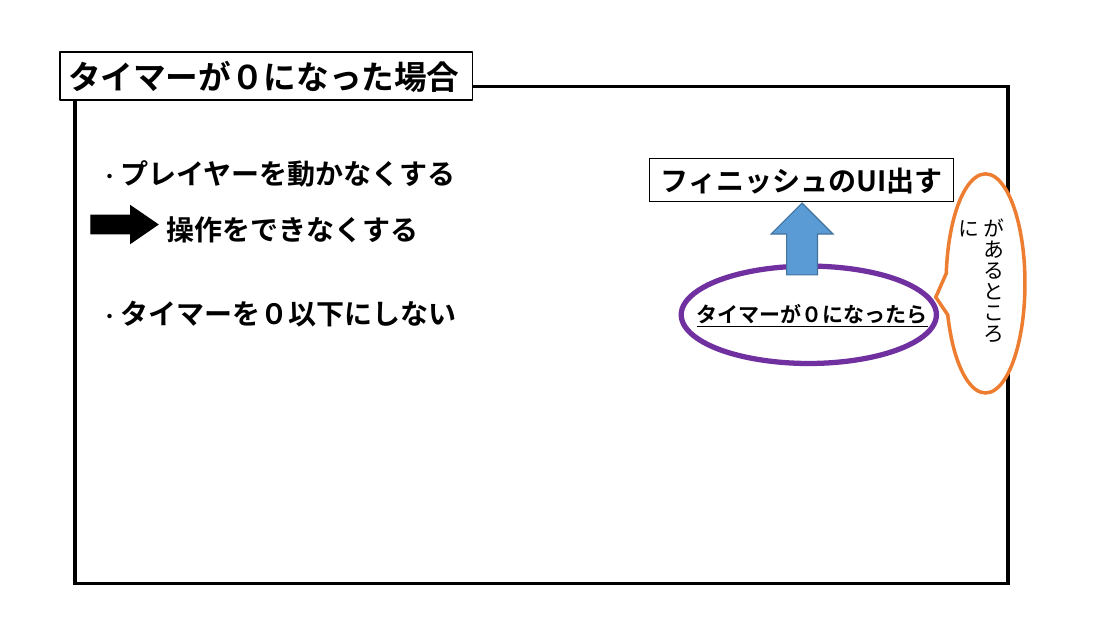
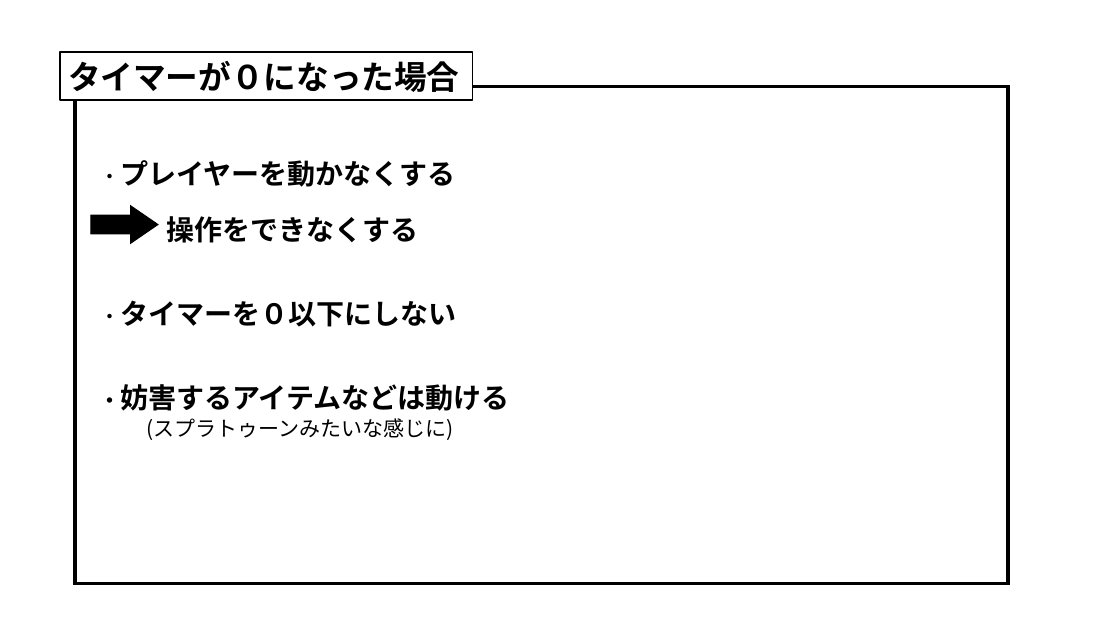
Before and after one commit to MizukiKato0416/sotsugyou_time_kato, a slide deck: slide 22 of 卒業制作_風船わりゲーム（仮）.pptx. Drawn at 1120x630 pixels with LibreOffice and Linux fonts; fonts in the diff are those of the drawing. Boxes give left, top, right and bottom in pixels: in the first picture for what was removed or moved away, otherwise in the second. Text is boxed around its words. In the diff, an @@ line names an element or a change of style, - is before the commit and + after.

```diff
--- a/卒業制作_風船わりゲーム（仮）.pptx
+++ b/卒業制作_風船わりゲーム（仮）.pptx
@@ rectangle removed at <box>649,159,954,201</box> @@
-フィニッシュのUI出す
@@ speech bubble removed at <box>946,174,1025,394</box> @@
@@ down arrow removed at <box>771,203,833,275</box> @@
@@ text removed at <box>983,218,1004,342</box> @@
-があるところに
@@ ellipse removed at <box>681,266,937,364</box> @@
@@ text removed at <box>697,304,928,327</box> @@
-タイマーが０になったら
@@ text added at <box>99,384,509,411</box>, 24 pt, text #000000, bold @@
+・妨害するアイテムなどは動ける
@@ text added at <box>146,418,453,440</box>, 18 pt, text #000000 @@
+(スプラトゥーンみたいな感じに)
```
Also in this commit, not shown: 3 other slides changed, 1 other file.
